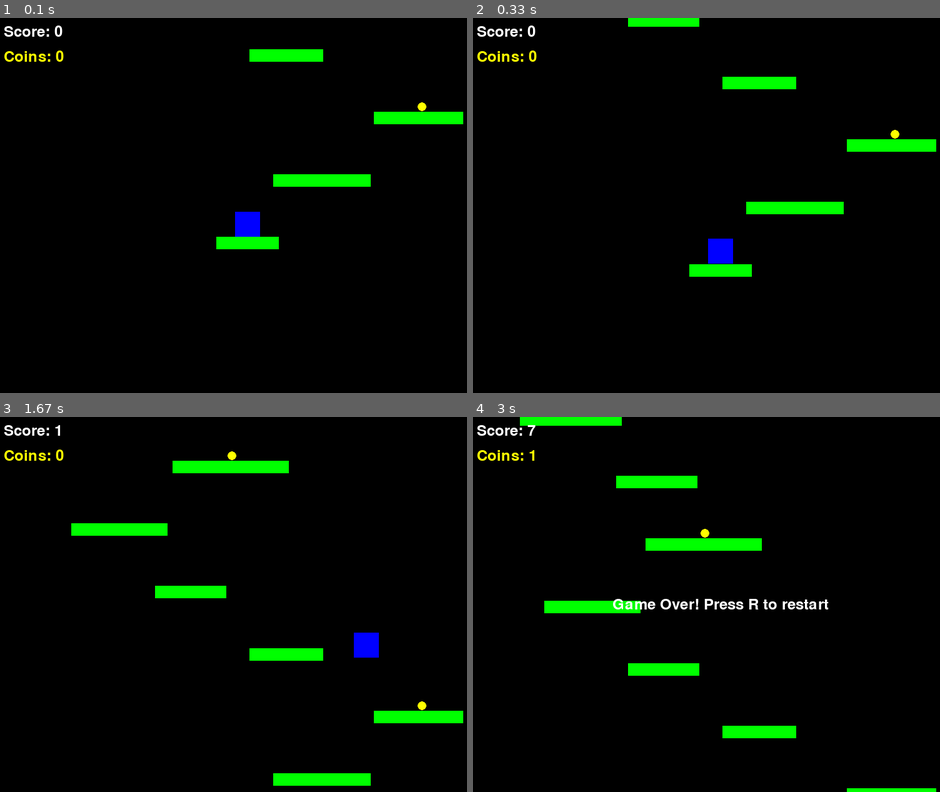
Above: before the commit, frames 1-4 (two rows, left to right).
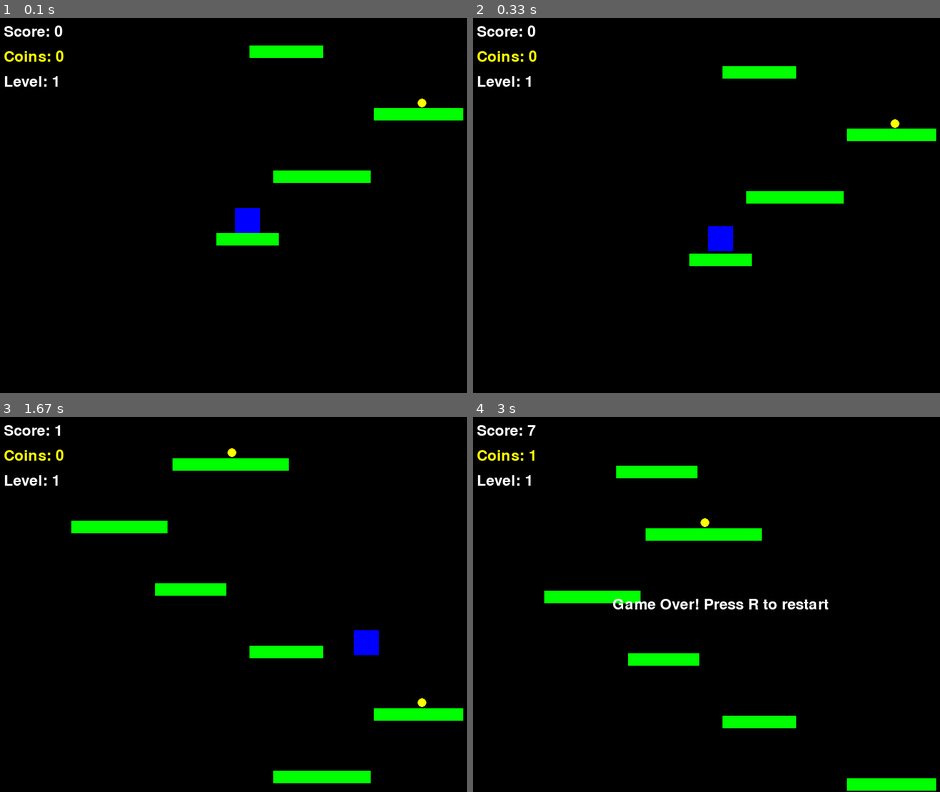
Above: after the commit, the same moments.

Repository: danadrianmirea/python-playground
Game: pygame game, started from infinite_jumper.py
Two runs of this game, one before a commit and one after it. Both use one fixed random seed, a clock stepped at 60 frames per second and the inputs below.
Inputs:
- Up to frame 1 (0.1 s): no input
- Up to frame 2 (0.33 s): no input
- Up to frame 3 (1.67 s): tap Space at 0.33 s; hold Right 0.67-1.13 s; hold Up 1.17-1.47 s; hold Right from 1.5 s (still down)
- Up to frame 4 (3 s): release Right at 1.97 s; hold Left 2-2.53 s

The runs differ from the first frame. In frame 1, 1.6% of the frame differs, in the area x 1-100%, y 7-62%; in frame 2, 4.7%; in frame 3, 1.8%; in frame 4, 6.2%, in the area x 1-100%, y 0-100%.

Commit message:
make some minor gameplay changes

Diff:
--- a/infinite_jumper.py
+++ b/infinite_jumper.py
@@ -14,8 +14,9 @@
 PLATFORM_MAX_WIDTH = 200
 GRAVITY = 0.8
 JUMP_FORCE = -15
-BASE_SCROLL_SPEED = 2
-MAX_SCROLL_SPEED = 5
+BASE_SCROLL_SPEED = 1
+MAX_SCROLL_SPEED_INC = 5
+MAX_SCROLL_SPEED = BASE_SCROLL_SPEED + MAX_SCROLL_SPEED_INC
 SCROLL_SPEED_INCREASE_RATE = 0.1  # How quickly scroll speed increases
 SCROLL_SPEED_DECREASE_RATE = 0.05  # How quickly scroll speed decreases
 PLATFORM_SPACING = 100  # Reduced from 150 to ensure platforms are reachable
@@ -140,6 +141,7 @@
         pygame.display.set_caption("Infinite Jumper")
         self.clock = pygame.time.Clock()
         self.scroll_speed = BASE_SCROLL_SPEED
+        self.current_level = 1  # Add level tracking
         self.reset_game()
 
     def reset_game(self):
@@ -159,6 +161,7 @@
         self.game_over = False
         self.score = 0
         self.coins_collected = 0
+        self.current_level = 1  # Reset level on game reset
         self.font = pygame.font.Font(None, 36)
 
         # Generate initial buffer of platforms
@@ -236,9 +239,11 @@
                     self.player.jump()
 
         # Increase base scroll speed when score reaches threshold
-        if self.score >= SPEED_INCREASE_THRESHOLD:
+        if self.score >= SPEED_INCREASE_THRESHOLD*self.current_level:
             global BASE_SCROLL_SPEED
-            BASE_SCROLL_SPEED = 3  # Increased from 2 to 3
+            BASE_SCROLL_SPEED += SPEED_INCREASE_AMOUNT
+            MAX_SCROLL_SPEED = BASE_SCROLL_SPEED + MAX_SCROLL_SPEED_INC
+            self.current_level += 1  # Increment level when speed increases
 
         # Update scroll speed based on player position
         self.update_scroll_speed()
@@ -280,11 +285,13 @@
         # Draw player
         self.player.draw(self.screen)
 
-        # Draw score and coins
+        # Draw score, coins, and level
         score_text = self.font.render(f"Score: {self.score}", True, WHITE)
         coins_text = self.font.render(f"Coins: {self.coins_collected}", True, YELLOW)
+        level_text = self.font.render(f"Level: {self.current_level}", True, WHITE)
         self.screen.blit(score_text, (10, 10))
         self.screen.blit(coins_text, (10, 50))
+        self.screen.blit(level_text, (10, 90))  # Add level display below coins
 
         if self.game_over:
             game_over_text = self.font.render("Game Over! Press R to restart", True, WHITE)
